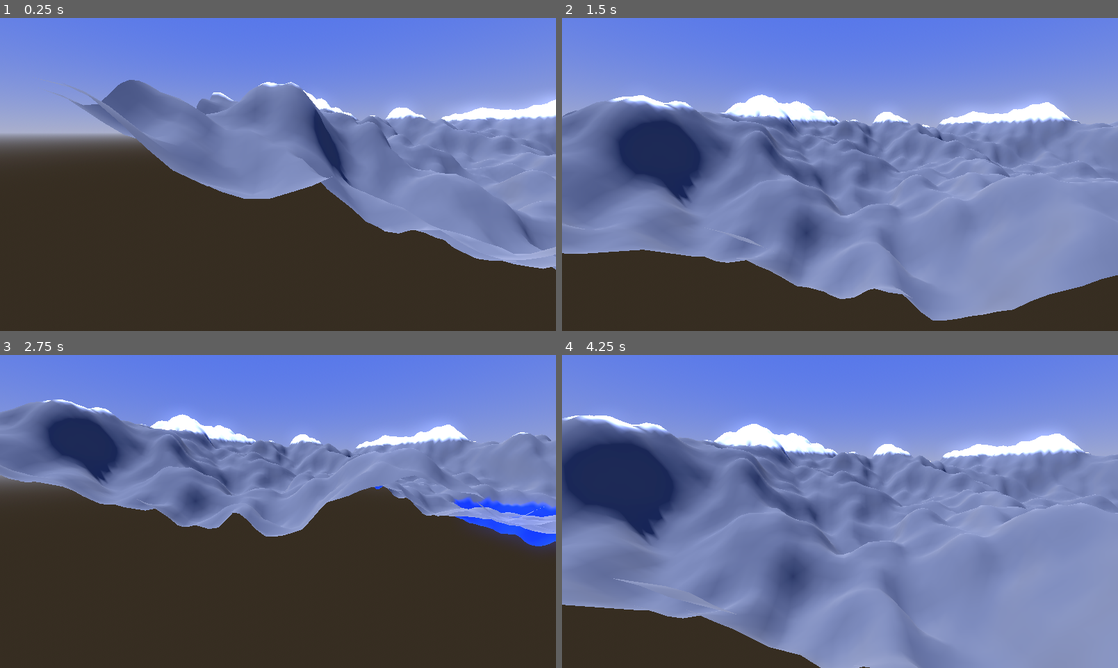
Above: before the commit, frames 1-4 (two rows, left to right).
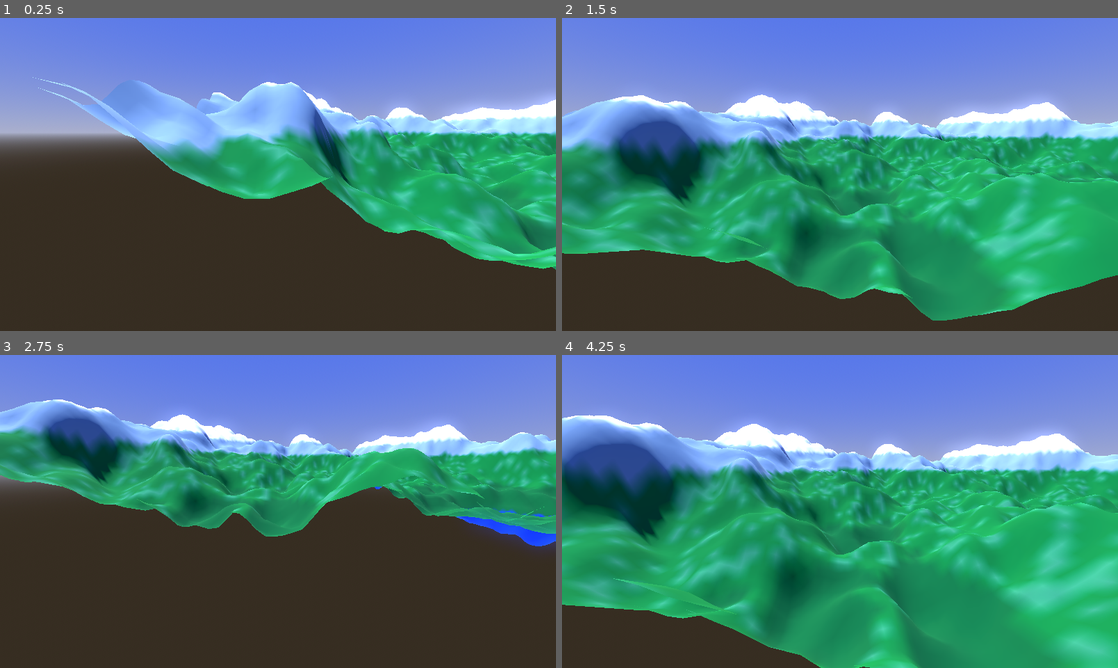
Above: after the commit, the same moments.

Repository: Darius-Gillingham/comp360-group
Game: Godot game, scene res://test3d.tscn
The game is run twice, just before and just after one commit, with the same random seed, the same clock (stepped at 60 frames per second) and the same inputs.
Inputs (mouse positions are in pixels of both pictures, inside the frame that each line leads up to):
- Up to frame 1 (0.25 s): no input
- Up to frame 2 (1.5 s): tap Enter at 0.5 s; move the mouse to (962, 158) at 0.52 s; hold D 0.53-1.28 s; hold Shift (Sprint) 0.53-1.28 s; move the mouse to (728, 190) at 1.27 s; hold S from 1.28 s (still down); tap Q at 1.35 s
- Up to frame 3 (2.75 s): move the mouse to (333, 442) at 2.02 s; release S at 2.03 s; hold D from 2.03 s (still down); hold E from 2.03 s (still down)
- Up to frame 4 (4.25 s): move the mouse to (812, 574) at 2.77 s; release D at 2.78 s; release E at 2.78 s; hold W 2.78-3.53 s; tap Shift (Sprint) at 2.85 s; move the mouse to (1006, 558) at 3.52 s; hold A from 3.53 s (still down); hold Q from 3.53 s (still down)

The runs differ from the first frame. In frame 1, 27% of the frame differs, in the area x 5-100%, y 18-81%; in frame 2, 53%; in frame 3, 25%; in frame 4, 64%, in the area x 0-100%, y 19-100%.

Commit message:
forest biome and streams

Diff:
--- a/surface.gd
+++ b/surface.gd
@@ -125,18 +125,104 @@
 	return (toneVal * 2.0 - 1.0) * amplitude
 
 func create_texture(FNL):
-	var texture = Image.create_empty(size,size, false, Image.FORMAT_RGBA8)
+	var texture = Image.create_empty(size, size, false, Image.FORMAT_RGBA8)
+	var rng = RandomNumberGenerator.new()
+	rng.randomize()
+
+	# --- Base terrain coloring pass ---
 	for x in range(size):
 		for y in range(size):
-			var tone = FNL.get_pixel(x,y)
-			if (.75 <= tone.r) and (tone.r < 1):
-				texture.set_pixel(x,y, Color(1.0, 1.0, 1.0, 1.0))
-			elif (.25 <= tone.r) and (tone.r < .75):
-				texture.set_pixel(x,y, Color(0.389, 0.389, 0.389, 1.0))
+			var tone = FNL.get_pixel(x, y)
+			var t = tone.r
+
+			if (0.75 <= t and t < 1.0):
+				# high = snow (white)
+				texture.set_pixel(x, y, Color(1.0, 1.0, 1.0, 1.0))
+
+			elif (0.60 <= t and t < 0.75):
+				# foothills below snow = grey
+				texture.set_pixel(x, y, Color(0.535, 0.646, 0.673, 1.0))
+
+			elif (0.20 <= t and t < 0.75):
+				# middle zone = mostly grey, but green dominates in lower middle
+				if (0.35 <= t and t < 0.6):
+					# ~80% green, 20% variation
+					var roll = rng.randf()
+					if roll < 0.8:
+						texture.set_pixel(x, y, Color(0.0, 0.472, 0.162, 1.0)) # green
+					elif roll < 0.9:
+						texture.set_pixel(x, y, Color(0.201, 0.541, 0.332, 1.0)) # same green again
+					else:
+						texture.set_pixel(x, y, Color(0.219, 0.583, 0.347, 1.0)) # olive green
+				else:
+
+					texture.set_pixel(x, y, Color(0.0, 0.392, 0.152, 1.0))
+
 			else:
-				texture.set_pixel(x,y, Color(0.0, 0.188, 1.0, 1.0))
+				# low = water (blue)
+				texture.set_pixel(x, y, Color(0.0, 0.188, 1.0, 1.0))
+
+	# --- Stream generation pass (nested inside create_texture) ---
+	var num_streams = 20
+	var stream_starts = []
+
+	# collect shoreline pixels
+	for x in range(1, size - 1):
+		for y in range(1, size - 1):
+			var t = FNL.get_pixel(x, y).r
+			if t < 0.20:
+				# check neighbors for land
+				for dx in [-1, 0, 1]:
+					for dy in [-1, 0, 1]:
+						if dx == 0 and dy == 0:
+							continue
+						var nt = FNL.get_pixel(x + dx, y + dy).r
+						if nt >= 0.20:
+							stream_starts.append(Vector2i(x, y))
+							break
+
+	# pick random stream starts from shoreline
+	stream_starts.shuffle()
+	stream_starts = stream_starts.slice(0, min(num_streams, stream_starts.size()))
+
+	for start in stream_starts:
+		var x = start.x
+		var y = start.y
+		var length = rng.randi_range(30, 100) # stream length
+
+		for step in range(length):
+			# mark stream pixel
+			texture.set_pixel(x, y, Color(0.0, 0.0, 0.7, 1.0)) # dark blue stream
+
+			# pick next step uphill
+			var best_pos = Vector2i(x, y)
+			var best_height = -1.0
+
+			for dx in [-1, 0, 1]:
+				for dy in [-1, 0, 1]:
+					if dx == 0 and dy == 0:
+						continue
+					var nx = clamp(x + dx, 0, size - 1)
+					var ny = clamp(y + dy, 0, size - 1)
+					var nh = FNL.get_pixel(nx, ny).r
+					if nh > best_height and nh < 0.8: # stop before snow
+						best_height = nh
+						best_pos = Vector2i(nx, ny)
+
+			# if we can't go higher, stop
+			if best_pos == Vector2i(x, y):
+				break
+
+			# move to next position
+			x = best_pos.x
+			y = best_pos.y
+
+
 	save_png(texture, "res://textMap.png")
 	return texture
+
+
+
 
 func save_png(img, path): #saves FNL png for comparison after
 	# Save PNG for debugging (res:// saves into your project folder)
Binary file changed: textMap.png
